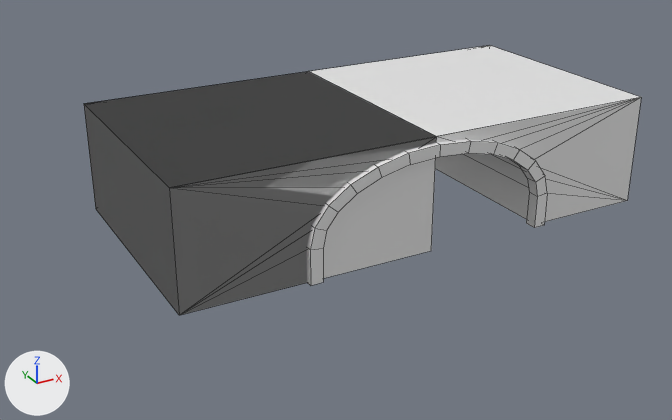
One commit to the Blender file datas/meshes/building.blend: the scene before it, then after it.
Camera for both pictures: a 50 mm lens placed at (-2.39, -6.26, 3.41), pointed at (1.32, 0.49, 0.04). The lights are fixed; the arrows at lower left show +X, +Y and +Z. Mesh edges are drawn as thin lines.

In view in the first picture: '100-bridge', '101-bridge-floor', '102-bridge-border', '200-box', '201-box-floor'.
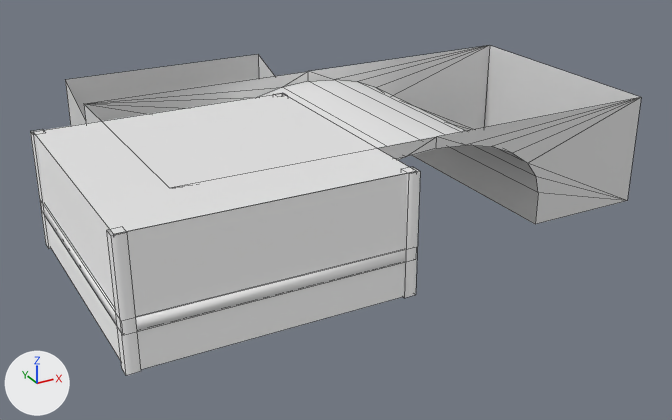
Pixel boxes (x1, y1, x2, y2) of what changed, in the pictures (672 x 420 px):
'203-box-wall', added
    after: (34, 133, 417, 370)
'201-box-floor', moved
    before: (85, 72, 437, 188)
    after: (34, 93, 416, 234)
'200-box', reshaped, moved, modifiers changed
    before: (169, 137, 437, 315)
    after: (30, 93, 420, 375)
'101-bridge-floor', hidden
    before: (85, 45, 640, 185)
'102-bridge-border', hidden
    before: (307, 139, 547, 285)
'000-ramp', shown
    after: (65, 54, 275, 126)

Patch to the scene script:
```diff
--- a/datas/meshes/building.blend.py
+++ b/datas/meshes/building.blend.py
@@ mat_white @@
+mat_white = diffuse_material('white')
+mat_white.base_color = (1.0, 1.0, 1.0)  # white #ffffff
@@ me_cube_005 @@
 # used by ob_200_box; location = (0.0, 0.0, 0.0)
-me_cube_005.from_pydata(...)  # 8 vertices, 4 faces; spans x -0.55..1.65, y -0.55..1.65, z 0.0..1.0
+me_cube_005.from_pydata(...)  # 48 vertices, 32 faces; spans x -0.57..1.67, y -0.57..1.67, z 0.0..1.0
+# me_cube_005 part 1: the whole mesh is rebuilt
+me_cube_005.materials.append(mat_white)  # white #ffffff
@@ me_cube_009 @@
+me_cube_009.from_pydata([(-0.55, 1.65, 1.0), (-0.55, 1.65, 0.0), (1.65, 1.65, 0.0), (1.65, 1.65, 1.0), (1.65, -0.55, 1.0), (1.65, -0.55, 0.0), (1.65, 1.65, 0.0), (1.65, 1.65, 1.0), (-0.55, -0.55, 1.0), (-0.55, -0.55, 0.0), (-0.55, 1.65, 0.0), (-0.55, 1.65, 1.0), (1.65, -0.55, 1.0), (1.65, -0.55, 0.0), (-0.55, -0.55, 0.0), (-0.55, -0.55, 1.0)], [], [(14, 13, 12, 15), (10, 9, 8, 11), (2, 1, 0, 3), (5, 6, 7, 4)])
+me_cube_009.polygons.foreach_set('use_smooth', [True] * 4)
+me_cube_009.materials.append(mat_white)  # white #ffffff
@@ ob_000_ramp @@
 ob_000_ramp.location = (0.0, 0.0, 0.0)
-ob_000_ramp.hide_set(True)
@@ ob_101_bridge_floor @@
 _m = ob_101_bridge_floor.modifiers.new('EdgeSplit', 'EDGE_SPLIT')
+ob_101_bridge_floor.hide_set(True)
@@ ob_200_box @@
 ob_200_box = bpy.data.objects.new('200-box', me_cube_005)
-ob_200_box.location = (0.0, 0.0, 0.0)
-_m = ob_200_box.modifiers.new('EdgeSplit', 'EDGE_SPLIT')
+ob_200_box.location = (-0.55, -0.55, 0.0)
@@ ob_201_box_floor @@
 ob_201_box_floor = bpy.data.objects.new('201-box-floor', me_cube_006)
-ob_201_box_floor.location = (0.0, 0.0, 0.0)
+ob_201_box_floor.location = (-0.55, -0.55, 0.0)
 _m = ob_201_box_floor.modifiers.new('EdgeSplit', 'EDGE_SPLIT')
@@ ob_102_bridge_border @@
 _m = ob_102_bridge_border.modifiers.new('EdgeSplit', 'EDGE_SPLIT')
+ob_102_bridge_border.hide_set(True)
@@ ob_203_box_wall @@
+ob_203_box_wall = bpy.data.objects.new('203-box-wall', me_cube_009)
+ob_203_box_wall.location = (-0.55, -0.55, 0.0)
+_m = ob_203_box_wall.modifiers.new('EdgeSplit', 'EDGE_SPLIT')
```
